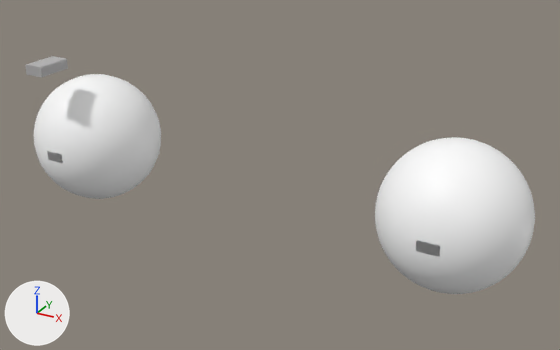
What one commit did to the glTF model sphere-with-door-hole.glb.
One viewpoint serves both versions: a camera (50 mm lens) standing at (139.6, -150.8, 75.9) and looking at (56.5, 0.4, 0.3). Every picture has the same lights, and +X, +Y and +Z are marked at lower left. Where no turn or scale is listed for an object, it has been applied to the vertices.
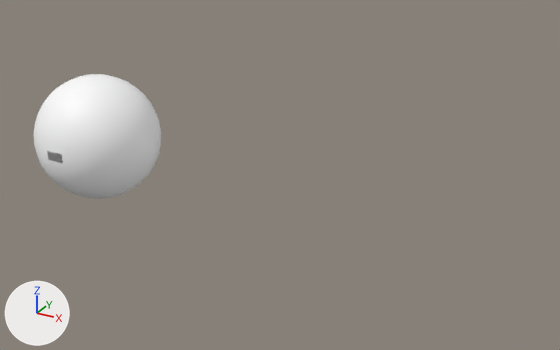
Commit message: deleting soon

The edits, one by one:
Object 'Handle.001' (ob_handle_001) is deleted.
Object 'Sphere' (ob_sphere) is deleted.

Location of each change, [x1, y1, x2, y2] in pixels of the pictures (560 x 350 px):
'Sphere', deleted
    before: [375, 137, 535, 294]
'Handle.001', deleted
    before: [25, 56, 68, 77]
